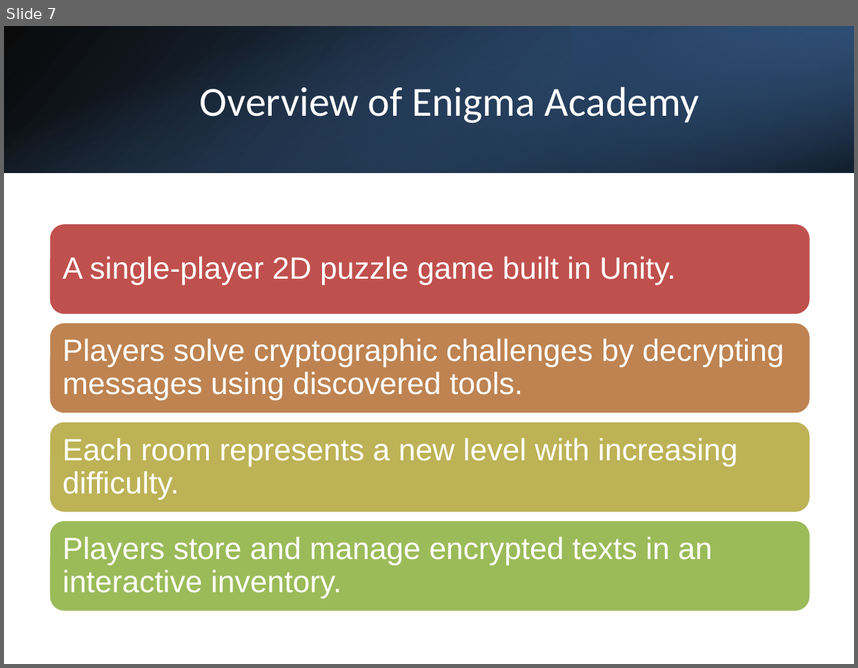
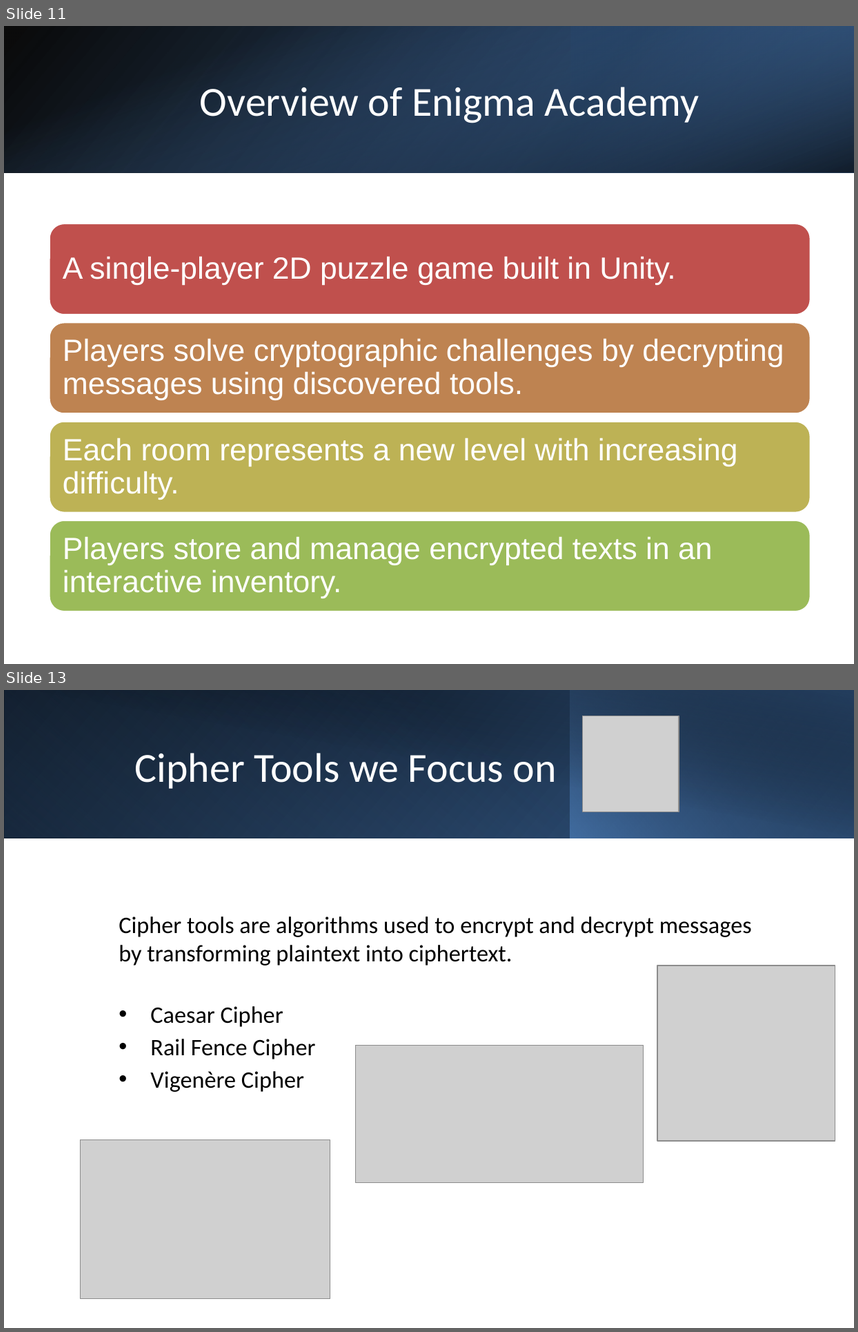
Before and after one commit to Firas-amaria/FinalProject-CryptoGame, a slide deck: enigma_academy_presentation.pptx. Shown one above the other, each under a label of ours: slide 7 before the commit, slides 11 and 13 after it; the slides between them are not shown. The pictures are 858x668 and 858x1332 pixels, drawn with LibreOffice and Linux fonts; fonts in the diff are those of the drawing; grey boxes stand for pictures. Boxes give left, top, right and bottom in pixels: in the first picture for what was removed or moved away, otherwise in the second. Text is boxed around its words. In the diff, an @@ line names an element or a change of style, - is before the commit and + after.

```diff
--- a/enigma_academy_presentation.pptx
+++ b/enigma_academy_presentation.pptx
@@ slide 13 added at (4,690,854,1328), background #FFFFFF @@
@@ rectangle added at (4,690,854,838), fill gradient #000000 to #376092 @@
@@ rectangle added at (4,690,570,838), fill gradient #4F81BD to #254061 @@
@@ rectangle added at (36,690,854,839), fill gradient #000000 to #254061 @@
@@ rectangle added at (570,690,854,838), fill gradient #4F81BD to #000000 @@
@@ picture added at (583,716,679,811) @@
@@ title added at (135,753,557,789), 35 pt, text #FFFFFF @@
+Cipher Tools we Focus on
@@ text added at (119,916,752,1092), 20 pt, text #000000 @@
+Cipher tools are algorithms used to encrypt and decrypt messages by transforming plaintext into ciphertext.
+• Caesar Cipher
+• Rail Fence Cipher
+• Vigenère Cipher
@@ picture added at (657,965,835,1141) @@
@@ picture added at (355,1045,643,1182) @@
@@ picture added at (81,1140,330,1298) @@
@@ what was slide 7 is now slide 11 @@
```
Also in this commit, not shown: 11 slides changed, 17 other slides added, 2 slides removed.
